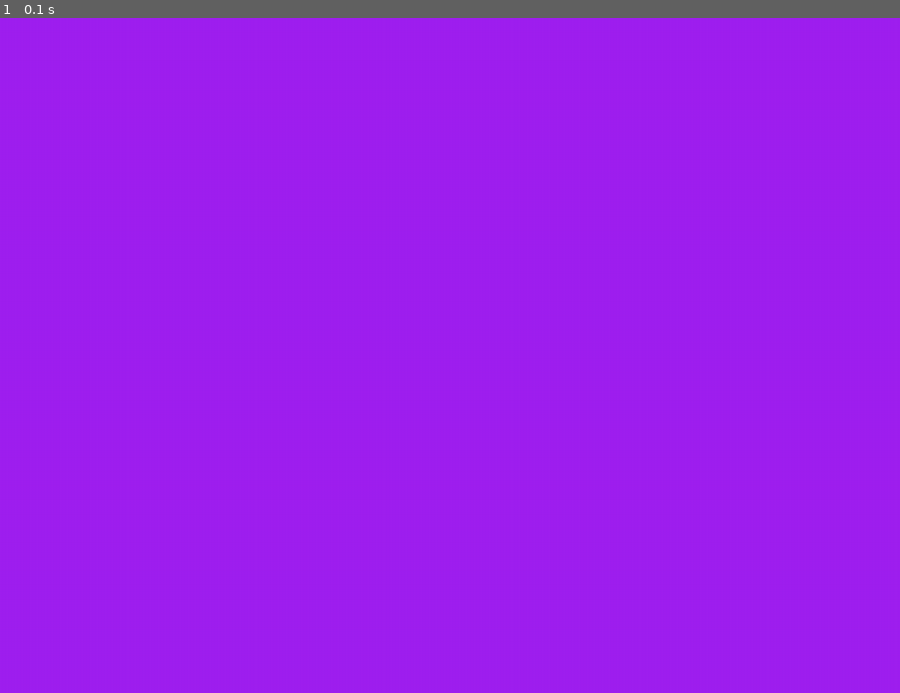
Above: before the commit, frame 1.
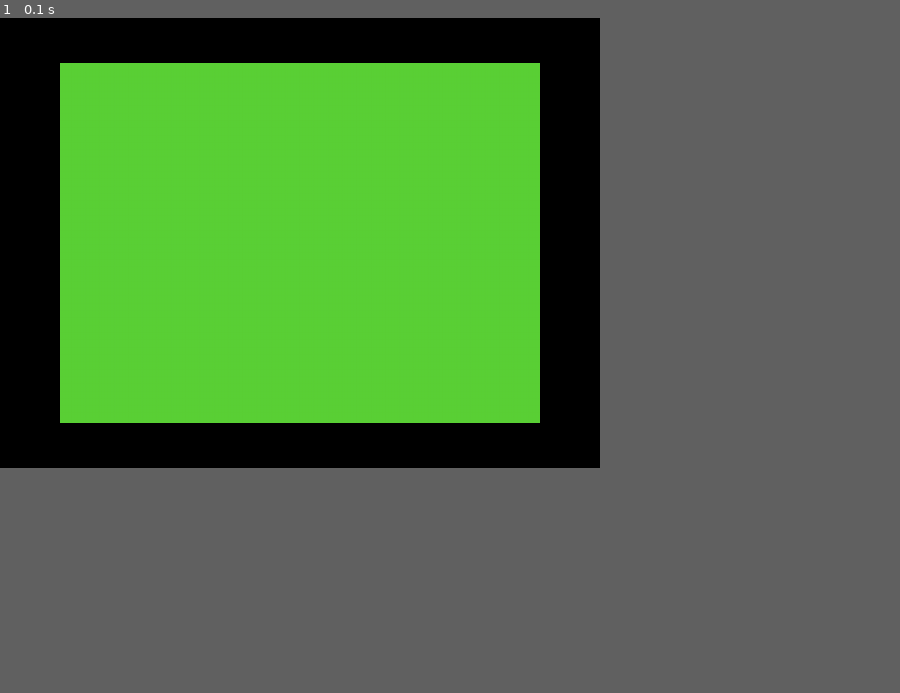
Above: after the commit, the same moment.

Repository: playdeezgames/pygame-sandbox
Game: pygame game, started from ascii/main.py
Same seed, same stepped clock (60 frames per second), same inputs: the game is played once before the commit and once after it.
Inputs:
- Up to frame 1 (0.1 s): no input
In our replay, the window is 900x675 before the commit and 600x450 after it. These sizes can differ from the game's own. Grey fills any space a smaller window leaves; there, only what the larger window draws over its background counts as a difference.

The runs differ from the first frame. In frame 1, 44% of the frame differs, in the area x 0-67%, y 0-67%.

Commit message:
splitting out the concerns

Diff:
--- /dev/null
+++ b/ascii/eventpump.py
@@ -0,0 +1,8 @@
+import pygame
+
+
+def pump_events():
+    for event in pygame.event.get():
+        if event.type == pygame.QUIT:
+            return False
+    return True
--- a/ascii/main.py
+++ b/ascii/main.py
@@ -1,27 +1,24 @@
-# Example file showing a basic pygame "game loop"
 import pygame
+import eventpump
+import screenbuffer
+import updater
 
-# pygame setup
 pygame.init()
-screen = pygame.display.set_mode((960, 720))
+screen = pygame.display.set_mode((screenbuffer.SCREEN_WIDTH, screenbuffer.SCREEN_HEIGHT))
+img = pygame.image.load("coco.png").convert()
 clock = pygame.time.Clock()
 running = True
 
 while running:
-    # poll for events
-    # pygame.QUIT event means the user clicked X to close your window
-    for event in pygame.event.get():
-        if event.type == pygame.QUIT:
-            running = False
+    running = eventpump.pump_events()
 
-    # fill the screen with a color to wipe away anything from last frame
-    screen.fill("purple")
+    updater.update()
 
-    # RENDER YOUR GAME HERE
-
-    # flip() the display to put your work on screen
+    screen.fill((0, 0, 0))
+    for index in range(screenbuffer.CELL_COUNT):
+        screen.blit(img, screenbuffer.DESTINATIONS[index], screenbuffer.AREAS[screenbuffer.screen_buffer[index]])
     pygame.display.flip()
 
-    clock.tick(60)  # limits FPS to 60
+    clock.tick(60)
 
 pygame.quit()
--- /dev/null
+++ b/ascii/screenbuffer.py
@@ -0,0 +1,102 @@
+import pygame
+
+CELL_WIDTH = 16
+CELL_HEIGHT = 24
+CELL_COLUMNS = 32
+CELL_ROWS = 16
+CELL_COUNT = CELL_ROWS * CELL_COLUMNS
+BORDER_X = 64
+BORDER_Y = 48
+SCREEN_WIDTH = CELL_WIDTH * CELL_COLUMNS + BORDER_X * 2
+SCREEN_HEIGHT = CELL_HEIGHT * CELL_ROWS + BORDER_Y * 2
+
+AREAS = [pygame.Rect((i % 32) * CELL_WIDTH, (i // 32) * CELL_HEIGHT, CELL_WIDTH, CELL_HEIGHT) for i in range(256)]
+DESTINATIONS = [((i % 32) * CELL_WIDTH + BORDER_X, (i // 32) * CELL_HEIGHT + BORDER_Y) for i in range(CELL_COUNT)]
+CHARACTER_TABLE = {
+    "@": 64,
+    "A": 65,
+    "B": 66,
+    "C": 67,
+    "D": 68,
+    "E": 69,
+    "F": 70,
+    "G": 71,
+    "H": 72,
+    "I": 73,
+    "J": 74,
+    "K": 75,
+    "L": 76,
+    "M": 77,
+    "N": 78,
+    "O": 79,
+    "P": 80,
+    "Q": 81,
+    "R": 82,
+    "S": 83,
+    "T": 84,
+    "U": 85,
+    "V": 86,
+    "W": 87,
+    "X": 88,
+    "Y": 89,
+    "Z": 90,
+    "[": 91,
+    "\\": 92,
+    "]": 93,
+    " ": 96,
+    "!": 97,
+    "\"": 98,
+    "#": 99,
+    "$": 100,
+    "%": 101,
+    "&": 102,
+    "'": 103,
+    "(": 104,
+    ")": 105,
+    "*": 106,
+    "+": 107,
+    ",": 108,
+    "-": 109,
+    ".": 110,
+    "/": 111,
+    "0": 112,
+    "1": 113,
+    "2": 114,
+    "3": 115,
+    "4": 116,
+    "5": 117,
+    "6": 118,
+    "7": 119,
+    "8": 120,
+    "9": 121,
+    ":": 122,
+    ";": 123,
+    "<": 124,
+    "=": 125,
+    ">": 126,
+    "?": 127,
+}
+screen_buffer = [CHARACTER_TABLE[" "] for i in range(CELL_COUNT)]
+
+
+def clear(value):
+    for index in range(CELL_COUNT):
+        screen_buffer[index] = value
+
+
+def clear_character(character):
+    clear(CHARACTER_TABLE[character])
+
+
+def put(index, value):
+    screen_buffer[index] = value
+
+
+def write(index, text):
+    for char in text:
+        put(index, CHARACTER_TABLE[char])
+        index += 1
+        index %= CELL_COUNT
+
+
+clear_character(" ")
--- /dev/null
+++ b/ascii/updater.py
@@ -0,0 +1,6 @@
+import screenbuffer
+import random
+
+
+def update():
+    pass
Binary file added: ascii/coco.png
Binary file added: ascii/romfont24x24.png
